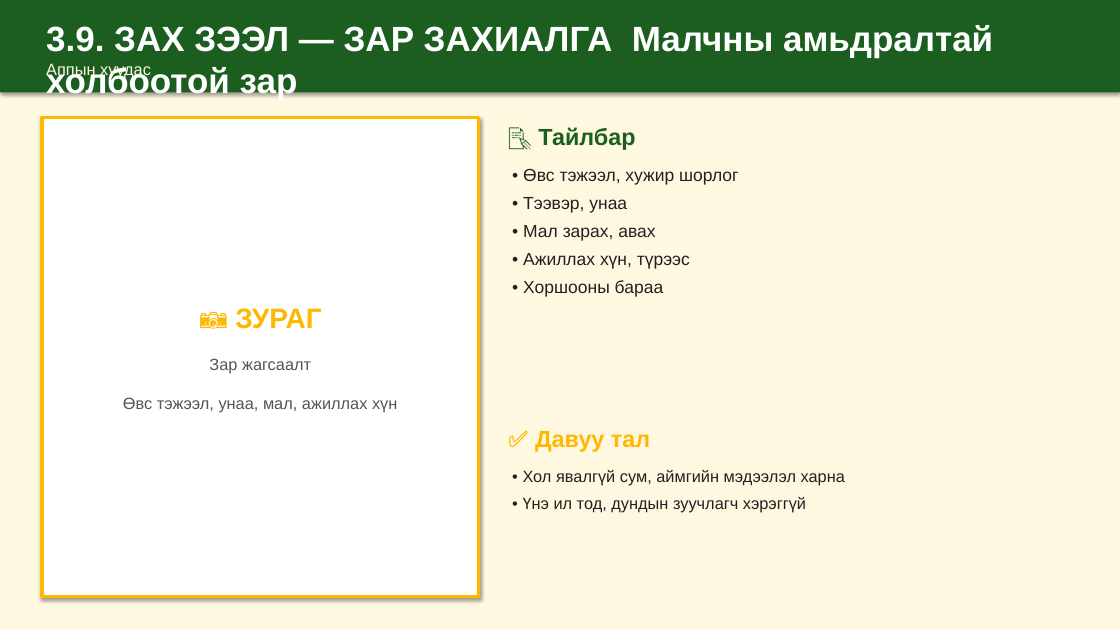
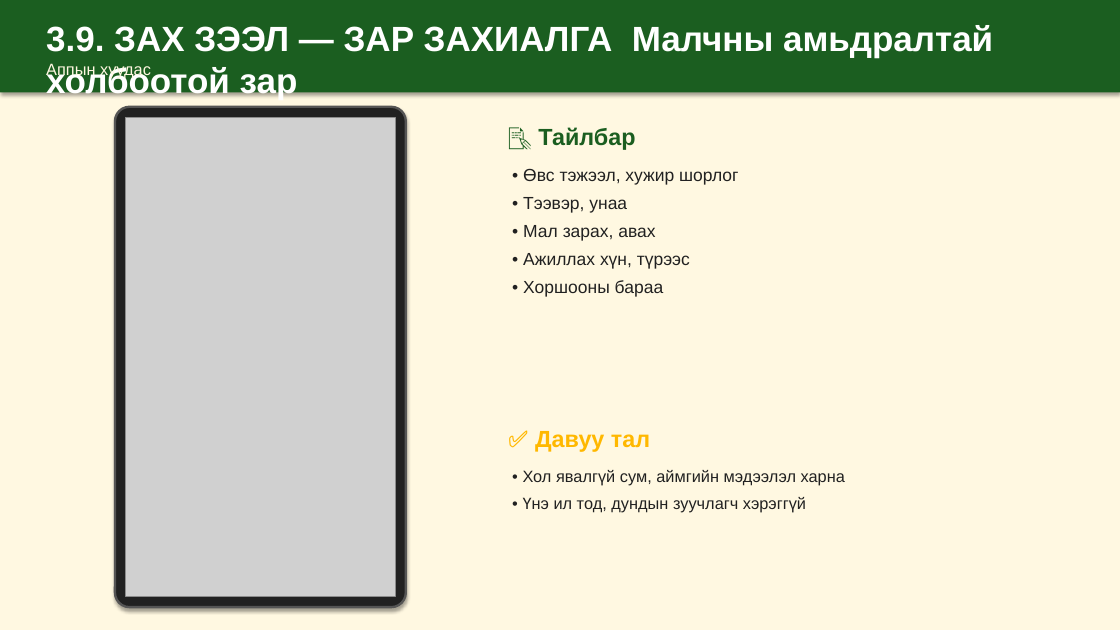
Before and after one commit to mendsaikhanch-stack/malchin-app, a slide deck: slide 12 of docs/bag-darga-tanilsuulga.pptx. Drawn at 1120x630 pixels with LibreOffice and Linux fonts; fonts in the diff are those of the drawing; grey boxes stand for pictures. Boxes give left, top, right and bottom in pixels: in the first picture for what was removed or moved away, otherwise in the second. Text is boxed around its words. In the diff, an @@ line names an element or a change of style, - is before the commit and + after.

```diff
--- a/docs/bag-darga-tanilsuulga.pptx
+++ b/docs/bag-darga-tanilsuulga.pptx
@@ rectangle removed at [42,118,479,597] @@
-📷 ЗУРАГ
-Зар жагсаалт
-Өвс тэжээл, унаа, мал, ажиллах хүн
@@ rounded rectangle added at [115,107,406,607], fill #212121, outline #555555 2 pt @@
@@ picture added at [126,118,396,597] @@
```
Also in this commit, not shown: 12 other slides changed, 16 other files.
